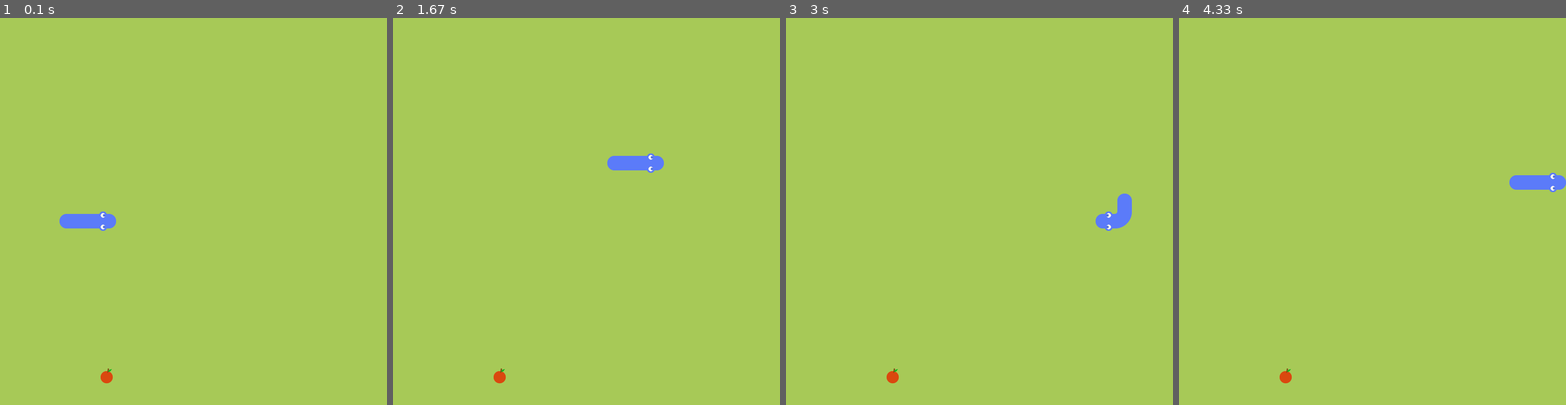
Above: before the commit, frames 1-4 (left to right).
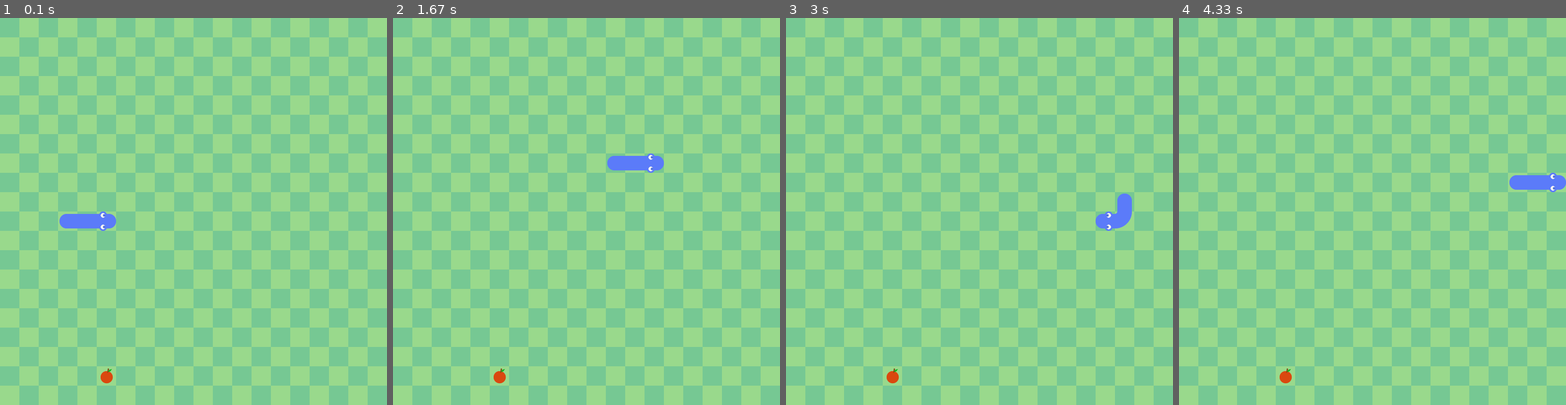
Above: after the commit, the same moments.

Repository: yusuphiqbal/snake-pygame
Game: pygame game, started from main.py
The game is run twice, just before and just after one commit, with the same random seed, the same clock (stepped at 60 frames per second) and the same inputs.
Inputs:
- Up to frame 1 (0.1 s): no input
- Up to frame 2 (1.67 s): hold Up 0.83-1.3 s; hold Right from 1.33 s (still down)
- Up to frame 3 (3 s): release Right at 1.8 s; hold Down 2.4-2.7 s; hold Left from 2.73 s (still down)
- Up to frame 4 (4.33 s): release Left at 3.13 s; hold Up 3.17-3.53 s; hold Right 3.57-4.2 s; hold Down from 4.23 s (still down)

The runs differ from the first frame. In frame 1, 99% of the frame differs, in the area x 0-100%, y 0-100%; in frame 2, 99%; in frame 3, 99%; in frame 4, 99%.

Commit message:
Drawing grass on the screen

Diff:
--- a/main.py
+++ b/main.py
@@ -117,6 +117,7 @@
         self.check_fail()
 
     def draw(self):
+        self.draw_grass()
         self.fruit.draw()
         self.snake.draw()
 
@@ -141,6 +142,20 @@
         pygame.quit()
         sys.exit()
 
+    def draw_grass(self):
+        grass_color = (118, 200, 147)
+
+        for row in range(cell_number):
+            if row % 2 == 0:
+                for col in range(cell_number):
+                    if col % 2 == 0:
+                        grass_rect = pygame.Rect(col * cell_size, row * cell_size,cell_size, cell_size)
+                        pygame.draw.rect(screen, grass_color, grass_rect)
+            else:
+                for col in range(cell_number):
+                    if col % 2 != 0:
+                        grass_rect = pygame.Rect(col * cell_size, row * cell_size,cell_size, cell_size)
+                        pygame.draw.rect(screen, grass_color, grass_rect)
 
 pygame.init()
 
@@ -178,7 +193,7 @@
                 game.snake.direction = Vector2(1, 0)
 
 
-    screen.fill((167, 201, 87))
+    screen.fill((153, 217, 140))
     game.draw()
     pygame.display.update()
     clock.tick(60)
